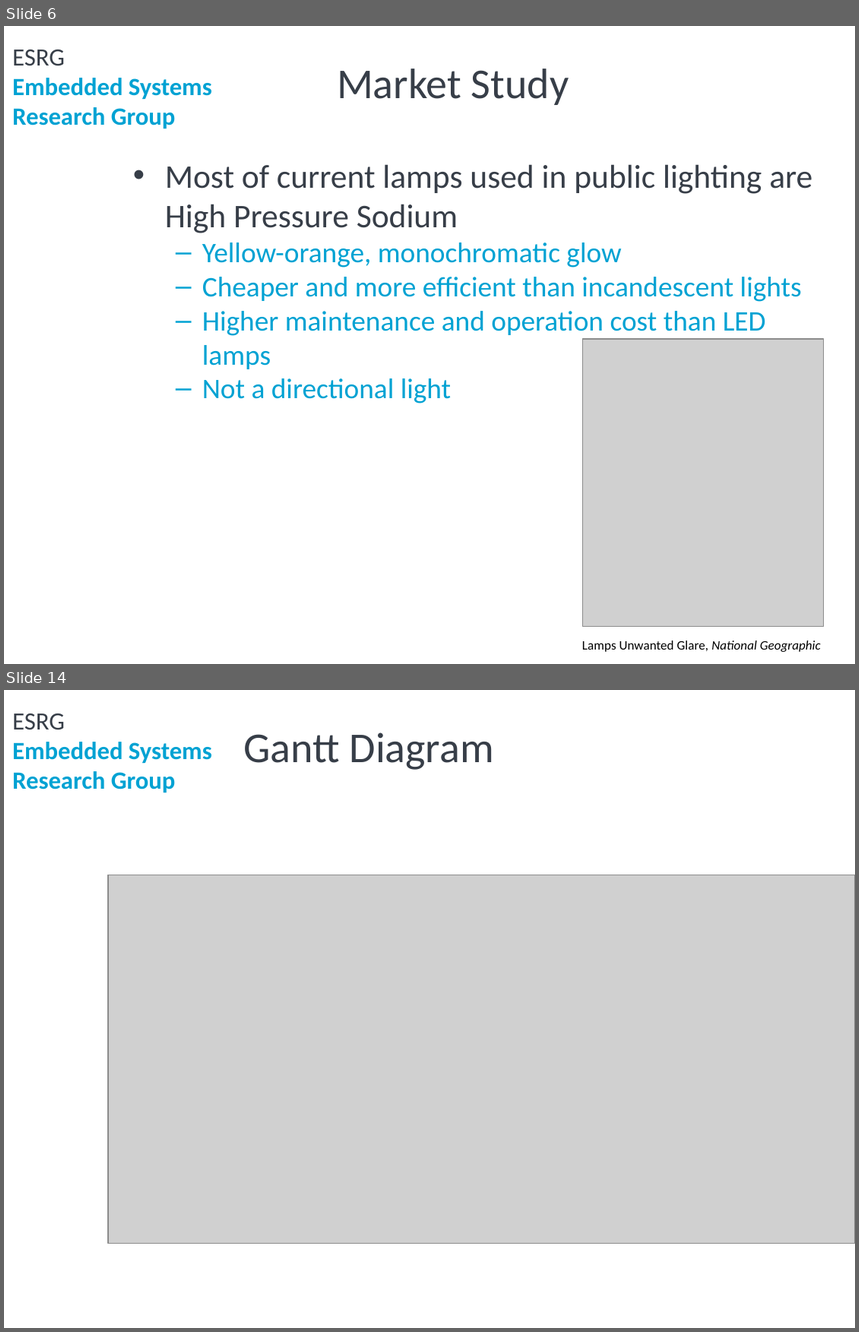
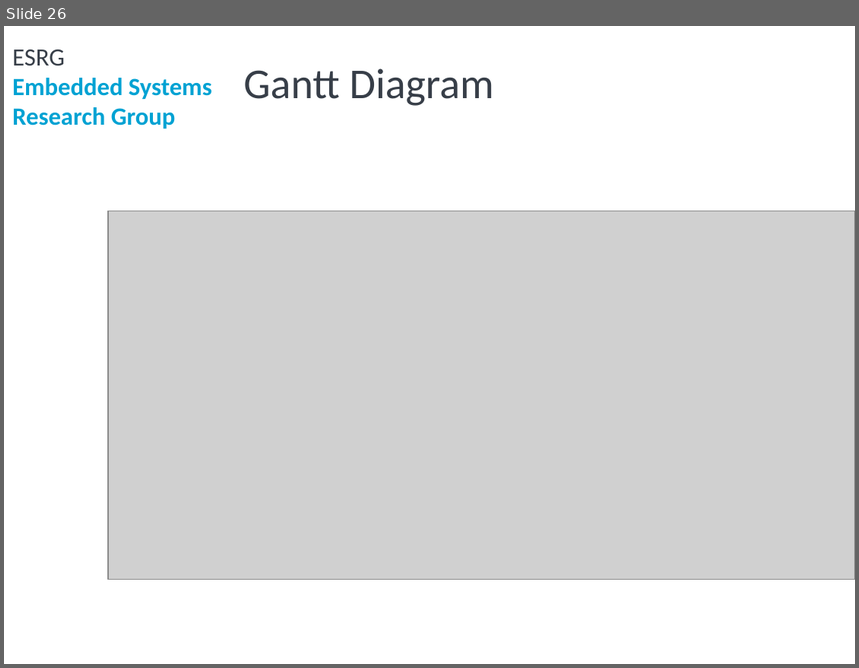
Before and after one commit to ESRGgroup9/slipad, a slide deck: project/group9.pptx. Shown one above the other, each under a label of ours: slides 6 and 14 before the commit, slide 26 after it; the slides between them are not shown. The pictures are 859x1332 and 859x668 pixels, drawn with LibreOffice and Linux fonts; fonts in the diff are those of the drawing; grey boxes stand for pictures; background and template pictures are left out. Boxes give left, top, right and bottom in pixels: in the first picture for what was removed or moved away, otherwise in the second. Text is boxed around its words. In the diff, an @@ line names an element or a change of style, - is before the commit and + after.

```diff
--- a/project/group9.pptx
+++ b/project/group9.pptx
@@ slide 6 removed at (x1=4, y1=26, x2=855, y2=664), background #FFFFFF; not listed: 2 template elements that a slide beside it also shows @@
@@ title removed at (x1=337, y1=69, x2=569, y2=105) @@
-Market Study
@@ text removed at (x1=165, y1=164, x2=813, y2=404) @@
-• Most of current lamps used in public lighting are High Pressure Sodium
-  – Yellow-orange, monochromatic glow
-  – Cheaper and more efficient than incandescent lights
-  – Higher maintenance and operation cost than LED lamps
-  – Not a directional light
@@ picture removed at (x1=583, y1=339, x2=824, y2=627) @@
@@ text removed at (x1=582, y1=641, x2=821, y2=652) @@
-Lamps Unwanted Glare, National Geographic
@@ what was slide 14 is now slide 26 @@
```
Also in this commit, not shown: 7 slides changed, 18 slides added, 5 other slides removed, 1 other file.
